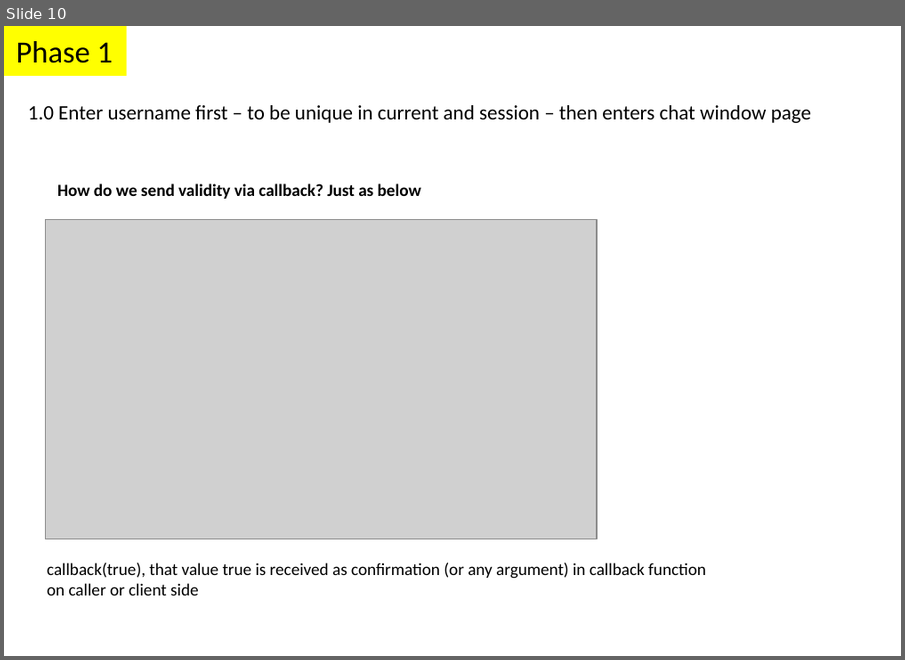
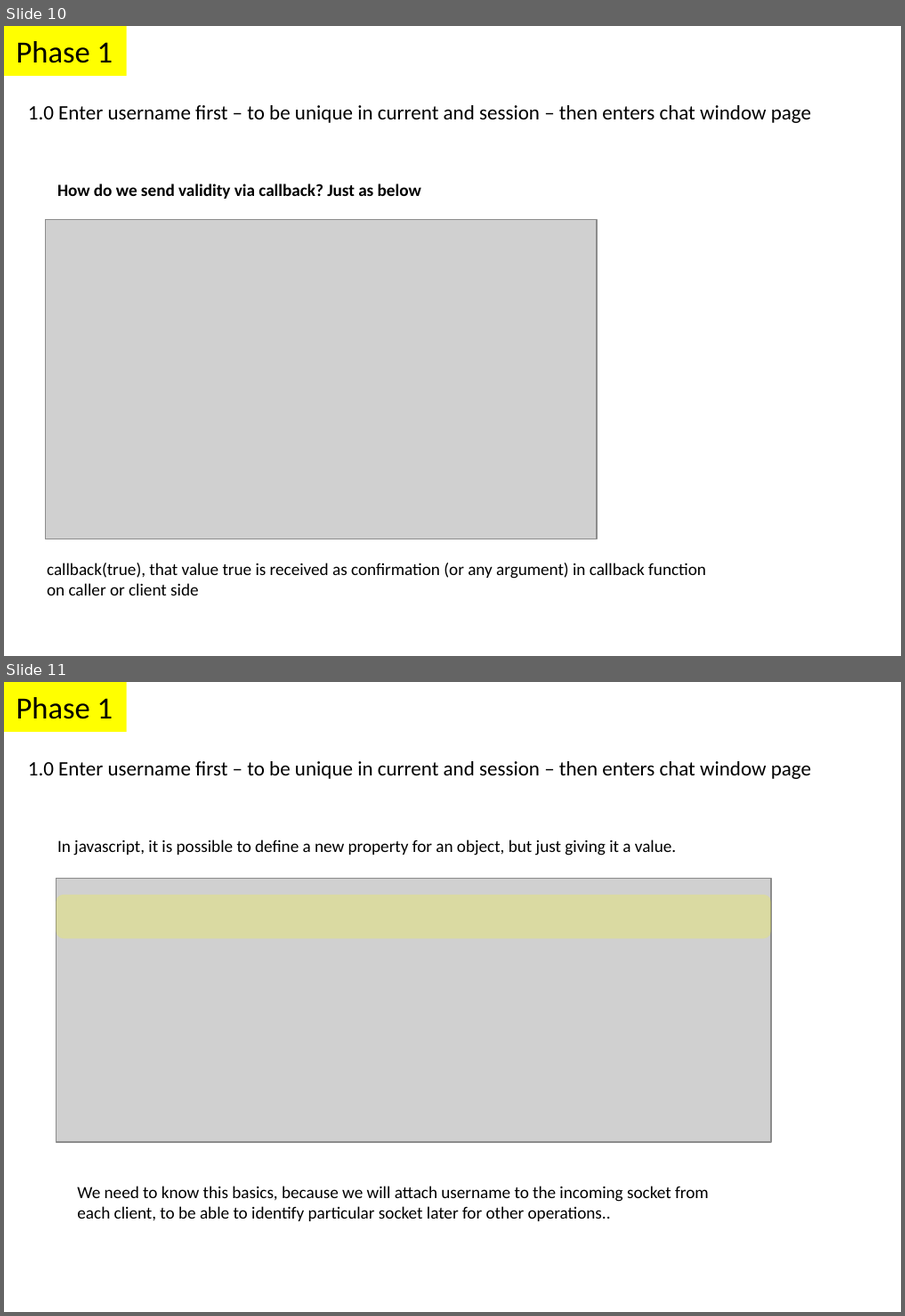
Before and after one commit to parthi2929/awesome-socket-io, a slide deck: Illustrations.pptx. Shown one above the other, each under a label of ours: slide 10 before the commit, slides 10 and 11 after it. The pictures are 905x660 and 905x1316 pixels, drawn with LibreOffice and Linux fonts; fonts in the diff are those of the drawing; grey boxes stand for pictures. Boxes give left, top, right and bottom in pixels: in the first picture for what was removed or moved away, otherwise in the second. Text is boxed around its words. In the diff, an @@ line names an element or a change of style, - is before the commit and + after.

```diff
--- a/Illustrations.pptx
+++ b/Illustrations.pptx
@@ slide 11 added at <box>4,682,901,1312</box>, background #FFFFFF @@
@@ rectangle added at <box>4,682,127,731</box>, fill #FFFF00, 18 pt, text #000000 @@
+Phase 1
@@ text added at <box>28,761,811,779</box>, 12 pt, text #000000 @@
+1.0 Enter username first – to be unique in current and session – then enters chat window page
@@ text added at <box>57,840,676,856</box>, 10 pt, text #000000 @@
+In javascript, it is possible to define a new property for an object, but just giving it a value.
@@ picture added at <box>56,878,772,1141</box> @@
@@ rounded rectangle added at <box>56,896,772,939</box>, fill #FFFF00 at 22% opacity @@
@@ text added at <box>77,1186,709,1221</box>, 10 pt, text #000000 @@
+We need to know this basics, because we will attach username to the incoming socket from each client, to be able to identify particular socket later for other operations..
```
Also in this commit, not shown: 2 other slides added, 1 slide removed, 8 other files.
